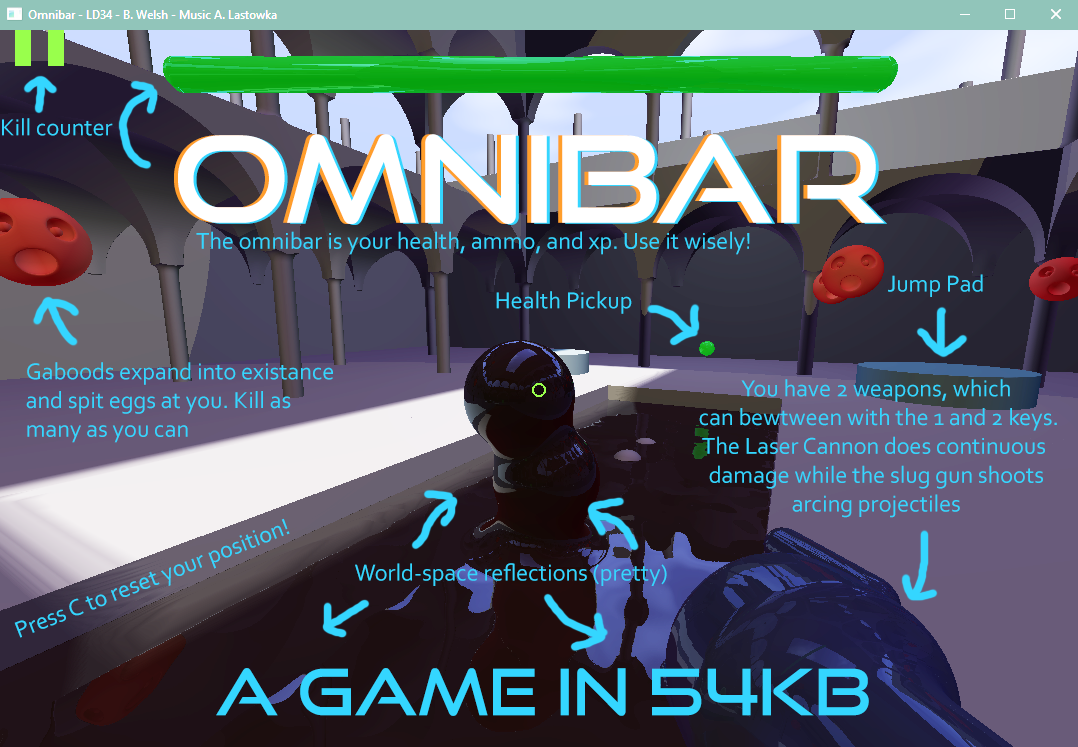
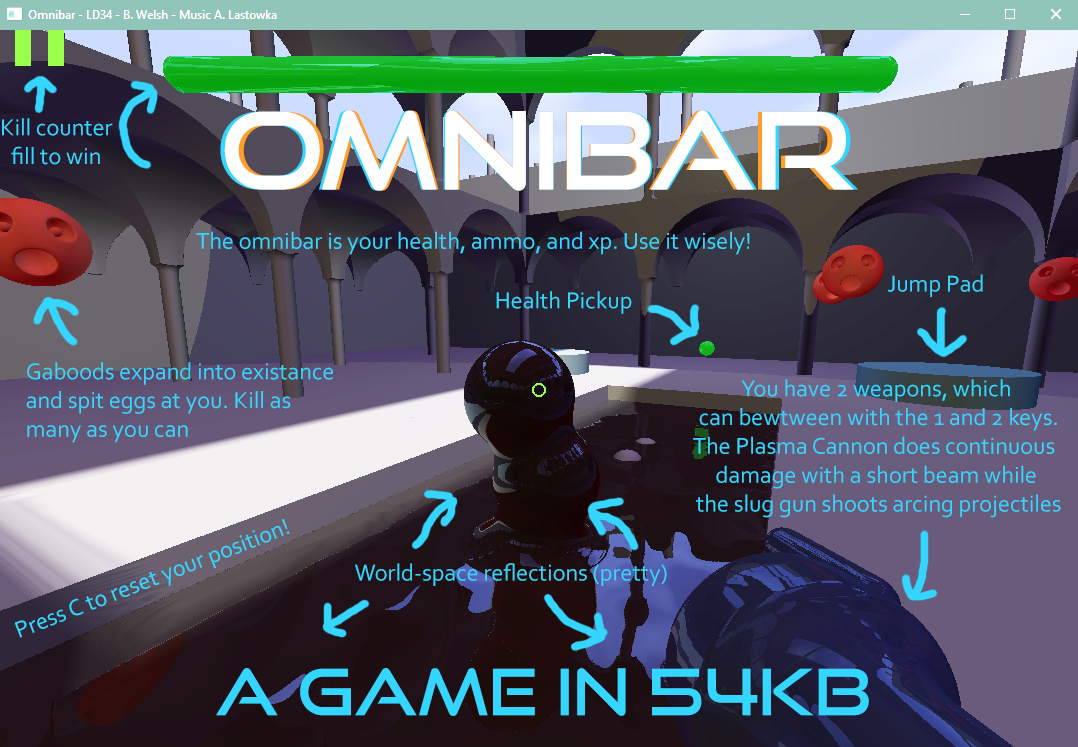
Two versions of the same layered image (1078×747). Layer-by-layer changes:
painted on "You have 2 weapons, which can bewtween with the 1 and 2 keys." over (693, 436, 1061, 518)
moved "Omnibar" (1st of 3) above "Omnibar", painted on it over (178, 110, 884, 224)
painted on "Omnibar" (2nd of 3) over (181, 110, 887, 225)
painted on "Omnibar" (3rd of 3) over (174, 110, 880, 224)
renamed "Kill counter" to "Kill counter fill to win", painted on it over (11, 146, 100, 165)
